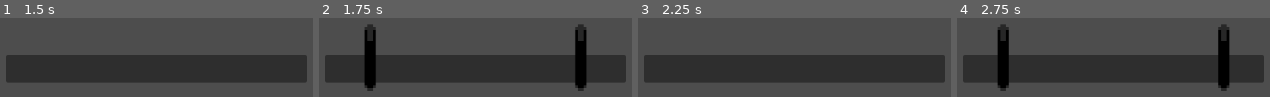
Above: before the commit, frames 1-4 (left to right).
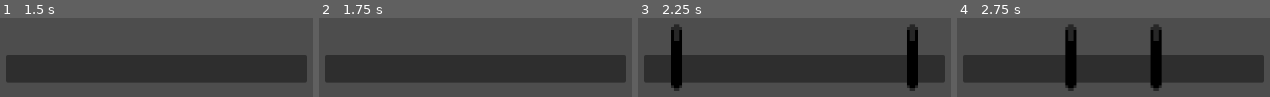
Above: after the commit, the same moments.

Repository: lowercasewords/Winter-SlowJam-2025
Game: Godot game, scene res://Maps/test_level.tscn
Same seed, same stepped clock (60 frames per second), same inputs: the game is played once before the commit and once after it.
Inputs:
- Up to frame 1 (1.5 s): tap Enter at 0.5 s; hold Right (ui_right) from 0.53 s (still down); tap J (pl_ability_1, bound only after the commit) at 0.6, 1.35 s; tap Space (pl_jump) at 0.77, 1.25 s
- Up to frame 2 (1.75 s): keep holding Right (ui_right); tap Space (pl_jump) at 1.52 s
- Up to frame 3 (2.25 s): release Right (ui_right) at 2.03 s; hold A (pl_left) from 2.03 s (still down); tap J (pl_ability_1, bound only after the commit) at 2.1 s
- Up to frame 4 (2.75 s): keep holding A (pl_left)

Frame 1 is identical in both runs. In frame 2, 5.9% of the frame differs, in the area x 14-86%, y 7-93%; in frame 3, 5.7%; in frame 4, 12%, in the area x 12-88%, y 7-93%.

Commit message:
skill check on "j" works! just gotta tweak a lot

Diff:
--- a/Player/Rhythm Abilities/RhythmAbility.gd
+++ b/Player/Rhythm Abilities/RhythmAbility.gd
@@ -10,14 +10,16 @@
 signal rhythm_check_failure
 
 @onready
-var panel_background: Panel = $Background
+var panel_background: Panel = $Background # The panel on which the bars would appear
 
 @onready
-var bar_packed_scene: PackedScene = load("res://Player/Rhythm Abilities/RhythmBar.tscn")
+var rhythmcheck_register_area: Area2D = $Area2D # The middle area where pair of bars have to be to succeed
 
-# How long it takes for a new pair of bars to spawn
+@onready
+var bar_packed_scene: PackedScene = load("res://Player/Rhythm Abilities/RhythmBar.tscn") # A bar
+
 @export
-var spawn_rate = 60
+var spawn_rate = 2*60 # How long it takes for a new pair of bars to spawn
 
 # This timer counts down to zero, spawning a pair of bars each time reaches 0
 var spawn_tic_countdown = null
@@ -31,13 +33,13 @@
 
 # Called every frame. 'delta' is the elapsed time since the previous frame.
 func _process(delta):
-	# Player makes a successful rhythm check
-	if(Input.is_action_just_pressed("ui_right")):
+
+	var overlapping_areas = rhythmcheck_register_area.get_overlapping_areas()
+	if(not overlapping_areas.is_empty() and Input.is_action_just_pressed("pl_ability_1")):
 		emit_signal("rhythm_check_success")
-		spawn_tic_countdown = spawn_rate
 
-	# The rhythm bar was elapsed/killed, meaning player didn't pass the rhythm check
-	elif(spawn_tic_countdown <= 0):
+	# Spawn a new pair of bars when countdown finished
+	if(spawn_tic_countdown <= 0):
 		# Instantiate the bar
 		var right_bar: Node2D = bar_packed_scene.instantiate()
 		var left_bar: Node2D = bar_packed_scene.instantiate()
@@ -55,8 +57,6 @@
 		# Introduce the bars into the scene as children of panel background
 		panel_background.add_child(right_bar)
 		panel_background.add_child(left_bar)
-		#var bar_start_position = Vector2(0, -panel_background.position.y / 2)  # Start position of the bar (off-screen on the left)
-		#var bar_end_position = Vector2(panel_background.position.x / 2, 0)  # End position (middle of the screen)
 
 		emit_signal("rhythm_check_failure")
 		spawn_tic_countdown = spawn_rate
@@ -64,8 +64,11 @@
 	else:
 		spawn_tic_countdown	-= 1
 
-		# Move the bar towards the center
-		#bar.position = bar_start_position
-		#panel_background.add_child(bar)
+	pass
 
+
+func _on_area_2d_area_entered(area):
+	# Player makes a successful rhythm check
+	#if(Input.is_action_just_pressed("pl_ability_1")):
+		#emit_signal("rhythm_checjk_success")
 	pass
--- a/Player/Rhythm Abilities/RhythmAbility.tscn
+++ b/Player/Rhythm Abilities/RhythmAbility.tscn
@@ -1,6 +1,9 @@
-[gd_scene load_steps=2 format=3 uid="uid://cpq5r1xcirse8"]
+[gd_scene load_steps=3 format=3 uid="uid://cpq5r1xcirse8"]
 
 [ext_resource type="Script" path="res://Player/Rhythm Abilities/RhythmAbility.gd" id="1_lngqo"]
+
+[sub_resource type="RectangleShape2D" id="RectangleShape2D_j7k2u"]
+size = Vector2(52, 40)
 
 [node name="Rhythm" type="Control"]
 layout_mode = 3
@@ -12,3 +15,14 @@
 offset_left = -217.0
 offset_top = -40.0
 offset_right = 217.0
+
+[node name="Area2D" type="Area2D" parent="."]
+position = Vector2(0, -21)
+collision_layer = 16
+collision_mask = 32
+
+[node name="CollisionShape2D" type="CollisionShape2D" parent="Area2D"]
+position = Vector2(0, 1)
+shape = SubResource("RectangleShape2D_j7k2u")
+
+[connection signal="area_entered" from="Area2D" to="." method="_on_area_2d_area_entered"]
--- a/Player/Rhythm Abilities/RhythmBar.gd
+++ b/Player/Rhythm Abilities/RhythmBar.gd
@@ -1,28 +1,27 @@
 extends Node2D
 
-# Where is the bar located?
+# Dictates how a rhythm bar would behave itself
+
 @onready
-var parent_panel: Panel = get_parent()
-
-# Counts down to zero
+var parent_panel: Panel = get_parent() # Where is the bar located?
 @onready
-var elapse_tic_counter: float = get_meta("tics_until_elapsed")
+var elapse_tic_counter: float = get_meta("tics_until_elapsed") # Counts down to zero
 
 # Called every frame. 'delta' is the elapsed time since the previous frame.
 func _process(delta):
 
-	# Retrieve the x-axis position of the parent panel center
-	var parent_panel_center_x = parent_panel.position.x - parent_panel.size.x / 2
-	var scalar: float = parent_panel.size.x
-	var max_tics: float = get_meta("tics_until_elapsed")
+	var parent_panel_center_x = parent_panel.position.x - parent_panel.size.x / 2 # Retrieve the x-axis position of the parent panel center
+	var max_tics: float = get_meta("tics_until_elapsed") # The maximum amount of tics the pair of bars would be alive
+	var scalar: float = parent_panel.size.x # Maxes sure the bar's position would be within bounds of parent panel background
+	var elapse_ratio: float = elapse_tic_counter/max_tics # A percentage number represented as a float (current value over total value)
 
-	# A percentage number represented as a float (current value over total value)
-	var elapse_ratio: float = elapse_tic_counter/max_tics
-	print(elapse_ratio)
-	if(elapse_ratio < 0.5): # When the bar reaches a certain point
+
+	if(elapse_ratio < 0.45): # When the bar reaches a certain point
 		self.queue_free() # Kill the bar if half of the tics are done (meet in the middle)
+
 	elif(self.get_meta("is_left_bar")): # Left bar movement
 		self.position.x = scalar * elapse_ratio
+
 	else: # right bar movement
 		self.position.x = scalar - (scalar * elapse_ratio)
 
--- a/Player/Rhythm Abilities/RhythmBar.tscn
+++ b/Player/Rhythm Abilities/RhythmBar.tscn
@@ -1,12 +1,19 @@
-[gd_scene load_steps=3 format=3 uid="uid://dmtml8l2f1x0b"]
+[gd_scene load_steps=4 format=3 uid="uid://dmtml8l2f1x0b"]
 
 [ext_resource type="Texture2D" uid="uid://dgeickotc0iyn" path="res://Player/Rhythm Abilities/rhythm_bar.png" id="1_betwg"]
 [ext_resource type="Script" path="res://Player/Rhythm Abilities/RhythmBar.gd" id="1_pyfff"]
 
-[node name="RhythmBar" type="Node2D"]
+[sub_resource type="CapsuleShape2D" id="CapsuleShape2D_u162d"]
+height = 106.0
+
+[node name="RhythmBar" type="Area2D"]
+collision_layer = 32
 script = ExtResource("1_pyfff")
 metadata/is_left_bar = false
 metadata/tics_until_elapsed = 0.0
 
 [node name="Sprite2D" type="Sprite2D" parent="."]
 texture = ExtResource("1_betwg")
+
+[node name="CollisionShape2D" type="CollisionShape2D" parent="."]
+shape = SubResource("CapsuleShape2D_u162d")
--- a/project.godot
+++ b/project.godot
@@ -36,6 +36,21 @@
 "events": [Object(InputEventKey,"resource_local_to_scene":false,"resource_name":"","device":-1,"window_id":0,"alt_pressed":false,"shift_pressed":false,"ctrl_pressed":false,"meta_pressed":false,"pressed":false,"keycode":0,"physical_keycode":32,"key_label":0,"unicode":32,"echo":false,"script":null)
 ]
 }
+pl_ability_1={
+"deadzone": 0.5,
+"events": [Object(InputEventKey,"resource_local_to_scene":false,"resource_name":"","device":-1,"window_id":0,"alt_pressed":false,"shift_pressed":false,"ctrl_pressed":false,"meta_pressed":false,"pressed":false,"keycode":0,"physical_keycode":74,"key_label":0,"unicode":106,"echo":false,"script":null)
+]
+}
+pl_ability_2={
+"deadzone": 0.5,
+"events": [Object(InputEventKey,"resource_local_to_scene":false,"resource_name":"","device":-1,"window_id":0,"alt_pressed":false,"shift_pressed":false,"ctrl_pressed":false,"meta_pressed":false,"pressed":false,"keycode":0,"physical_keycode":75,"key_label":0,"unicode":107,"echo":false,"script":null)
+]
+}
+pl_ability_3={
+"deadzone": 0.5,
+"events": [Object(InputEventKey,"resource_local_to_scene":false,"resource_name":"","device":-1,"window_id":0,"alt_pressed":false,"shift_pressed":false,"ctrl_pressed":false,"meta_pressed":false,"pressed":false,"keycode":0,"physical_keycode":76,"key_label":0,"unicode":108,"echo":false,"script":null)
+]
+}
 
 [rendering]
 
